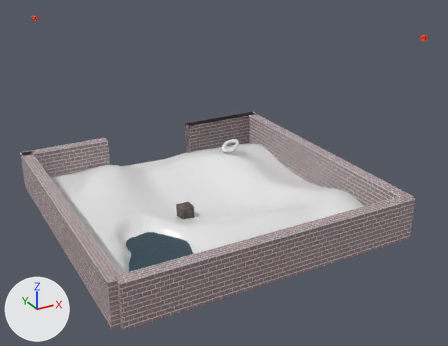
Renders of the OBJ model models/map2.obj from each side of a commit.
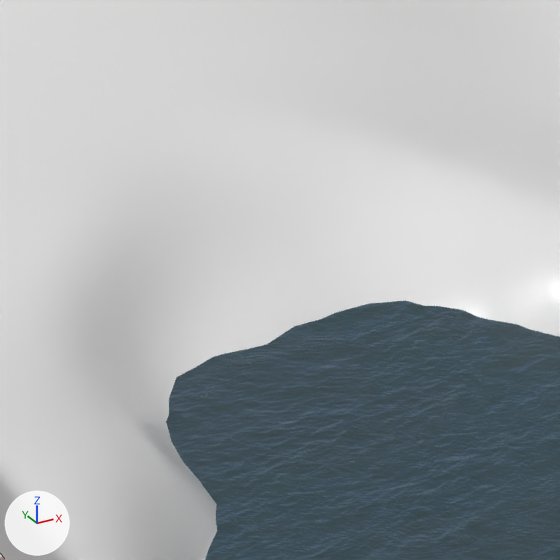
The first picture shows the older version from a 50 mm lens placed at (-8.1, -16.56, 9.42), pointed at (0.74, -0.49, 1.39). The close-ups show both versions on the part from 24% to 37% of the width and 58% to 75% of the height of that picture; other places that the commit changed are outside them. Lighting does not change. The marker at lower left points along +X, +Y and +Z. The close-ups show mesh edges as thin lines. Objects named as collision shapes, trigger or cutter boxes, shadow casters or lower levels of detail are left out. Where no turn or scale is listed for an object, it has been applied to the vertices.

Names of what the first close-up shows: 'Plane', 'water_Plane.001'.
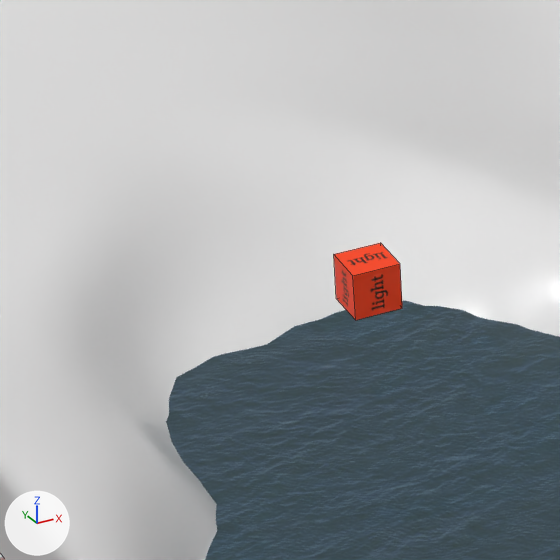
Changed parts and their boxes (x1, y1, x2, y2) in the close-ups (560 x 560 px):
'light_1.002_Cube.011', added (red): after (334, 243, 402, 320)

Patch to the scene script:
```diff
--- a/models/map2.obj.py
+++ b/models/map2.obj.py
@@ mat_material_017 @@
+mat_material_017 = principled_material('Material.017')
+mat_material_017.texture = img_light_png
+mat_material_017.roughness = 0.526
@@ me_light_1_002_cube_011 @@
+me_light_1_002_cube_011.from_pydata(...)  # a box spanning x -2.8267..-2.6825, y -2.5692..-2.425, z 1.1313..1.2755
+me_light_1_002_cube_011.materials.append(mat_material_017)  # picture img_light_png
@@ ob_light_1_002_cube_011 @@
+ob_light_1_002_cube_011 = bpy.data.objects.new('light_1.002_Cube.011', me_light_1_002_cube_011)
+ob_light_1_002_cube_011.location = (0.0, 0.0, 0.0)
```
